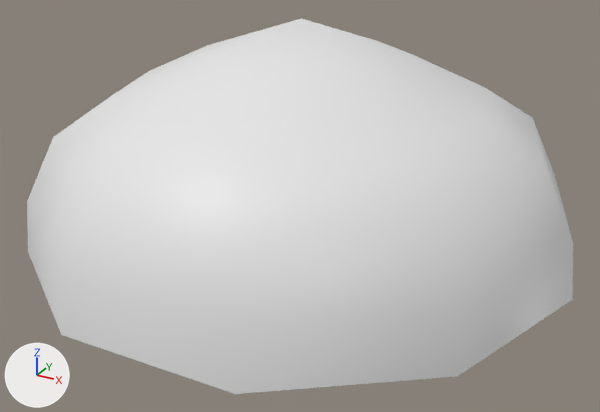
The FBX model Assets/Art/Molens/Molen-parts/Oude(Top)(2).fbx as it was, and as the next commit left it.
Rendered twice from a 50 mm camera at (4.52, -8.39, 16.84) aimed at (0.08, -0.33, 12.81). Lighting does not change. The marker at lower left points along +X, +Y and +Z. Where no turn or scale is listed for an object, it has been applied to the vertices.

Names of what the first picture shows: 'Molen(Top)(2)'.
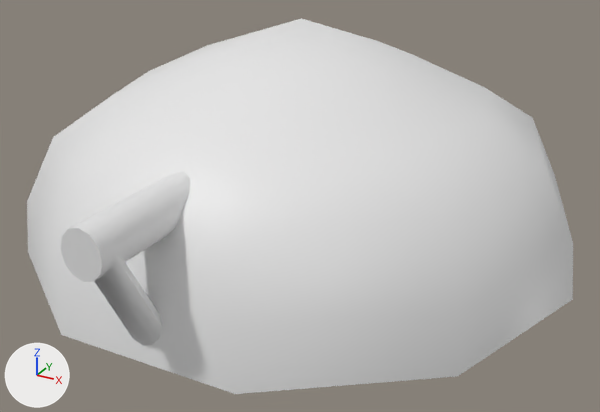
Patch to the scene script:
```diff
--- a/Assets/Art/Molens/Molen-parts/Oude(Top)(2).fbx.py
+++ b/Assets/Art/Molens/Molen-parts/Oude(Top)(2).fbx.py
@@ me_cylinder_016 @@
 # used by ob_molen_top__2; location = (0.0, 0.0, 0.0)
-me_cylinder_016.from_pydata(...)  # 78 vertices, 83 faces; spans x -3.31..3.32, y -3.32..3.99, z 12.15..15.02
+me_cylinder_016.from_pydata(...)  # 127 vertices, 131 faces; spans x -3.31..3.32, y -3.95..3.99, z 12.15..15.02
+# me_cylinder_016 part 1: a new loose piece of 49 vertices spanning x -0.19..0.25, y -3.95..-2.46, z 12.42..13.99
```

Pixel boxes [x1, y1, x2, y2] of what changed, in the pictures (600 x 412 px):
part 1 of me_cylinder_016, added
    after: [61, 171, 190, 345]
